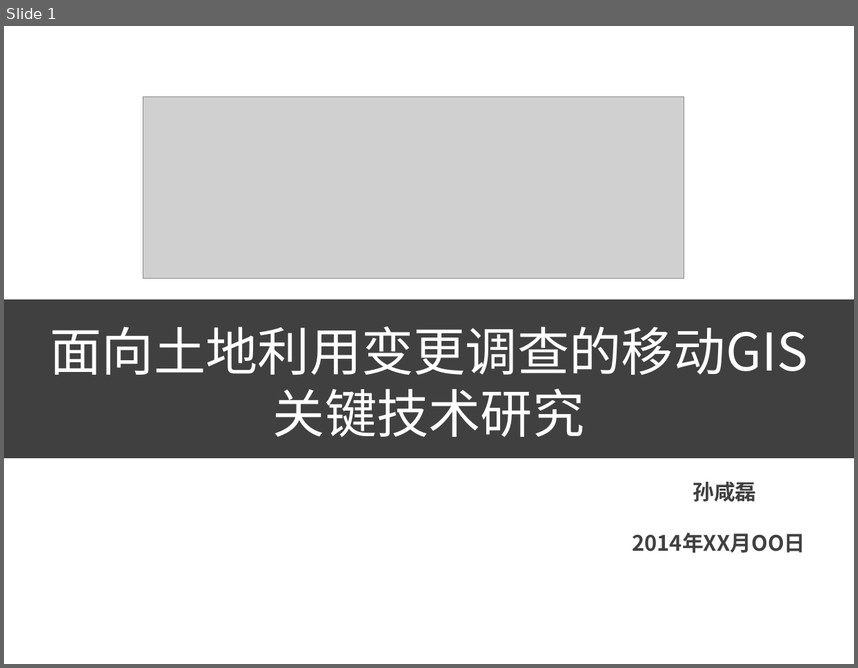
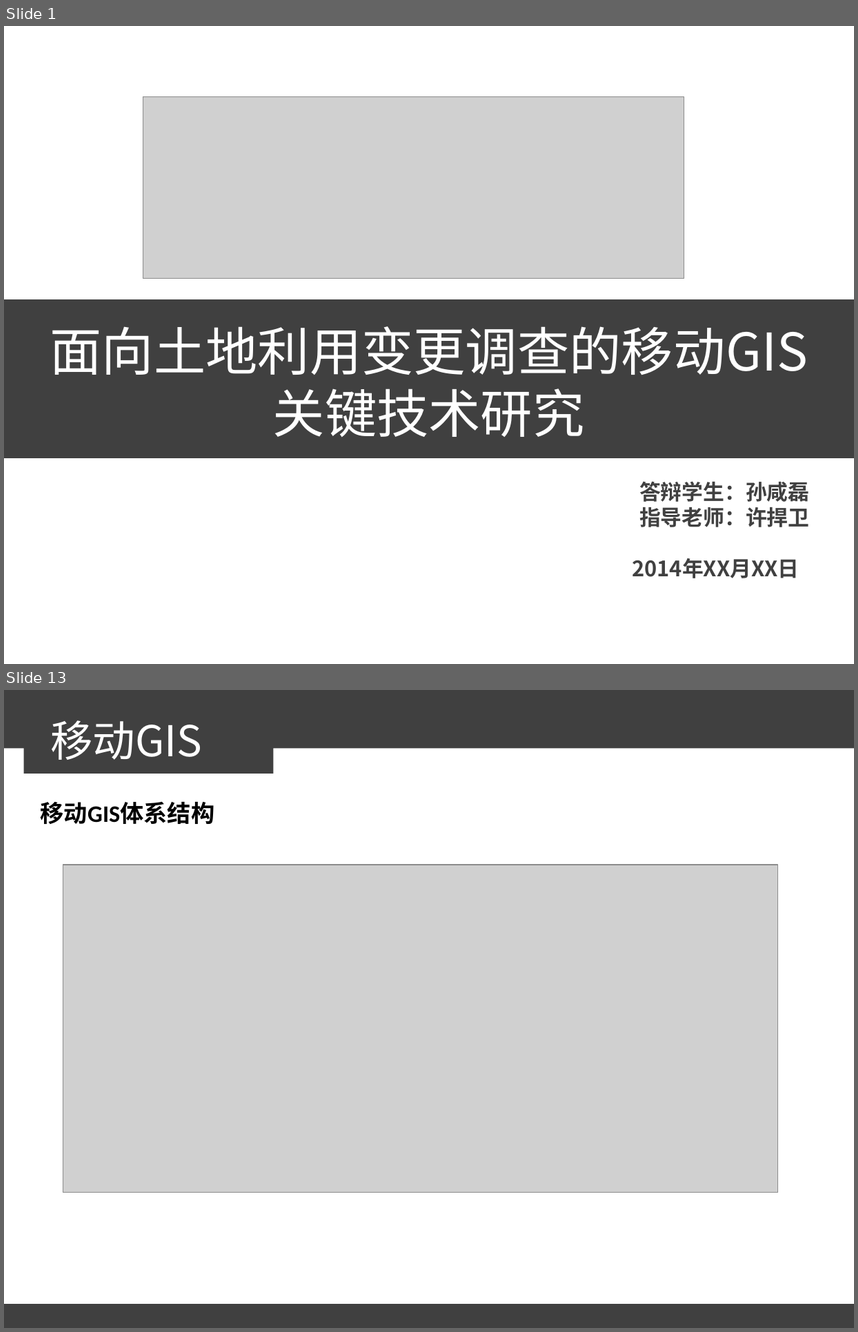
Before and after one commit to sunxianlei/MyThesis, a slide deck: 汇报答辩/论文答辩.ppt. Shown one above the other, each under a label of ours: slide 1 before the commit, slides 1 and 13 after it; the slides between them are not shown. The pictures are 858x668 and 858x1332 pixels, drawn with LibreOffice and Linux fonts; fonts in the diff are those of the drawing; grey boxes stand for pictures. Boxes give left, top, right and bottom in pixels: in the first picture for what was removed or moved away, otherwise in the second. Text is boxed around its words. In the diff, an @@ line names an element or a change of style, - is before the commit and + after.

```diff
--- a/汇报答辩/论文答辩.ppt
+++ b/汇报答辩/论文答辩.ppt
@@ slide 13 added at <box>4,690,854,1328</box>, background #FFFFFF @@
@@ rectangle added at <box>4,690,854,749</box>, fill #404040 @@
@@ rectangle added at <box>23,716,274,774</box>, fill #404040 @@
@@ text added at <box>50,720,202,760</box>, 36 pt, text #FFFFFF @@
+移动GIS
@@ text added at <box>41,802,215,824</box>, 20 pt, text #000000, bold @@
+移动GIS体系结构
@@ picture added at <box>63,865,777,1192</box> @@
@@ rectangle added at <box>4,1304,854,1328</box>, fill #404040 @@
@@ slide 1 changed as well @@
@@ text at <box>632,481,809,578</box>: text changed @@
-孙咸磊
-2014年XX月OO日
+答辩学生：孙咸磊
+指导老师：许捍卫
+2014年XX月XX日
```
Also in this commit, not shown: 2 other slides changed, 25 other slides added, 1 slide removed.
